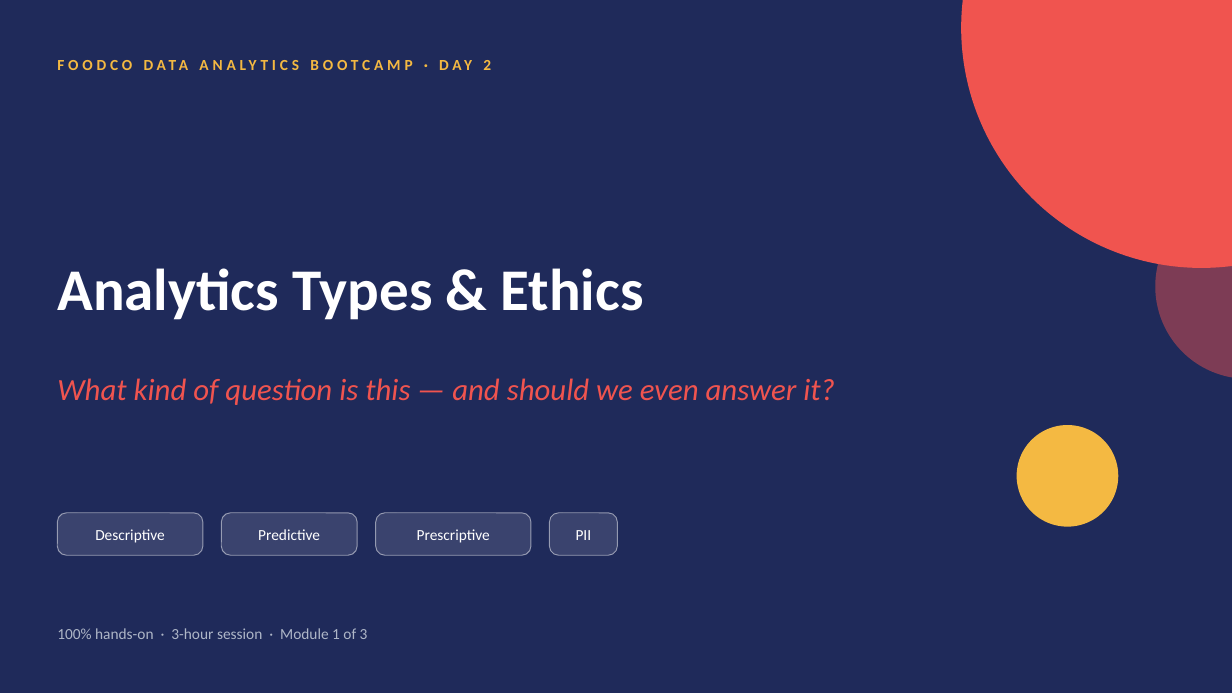
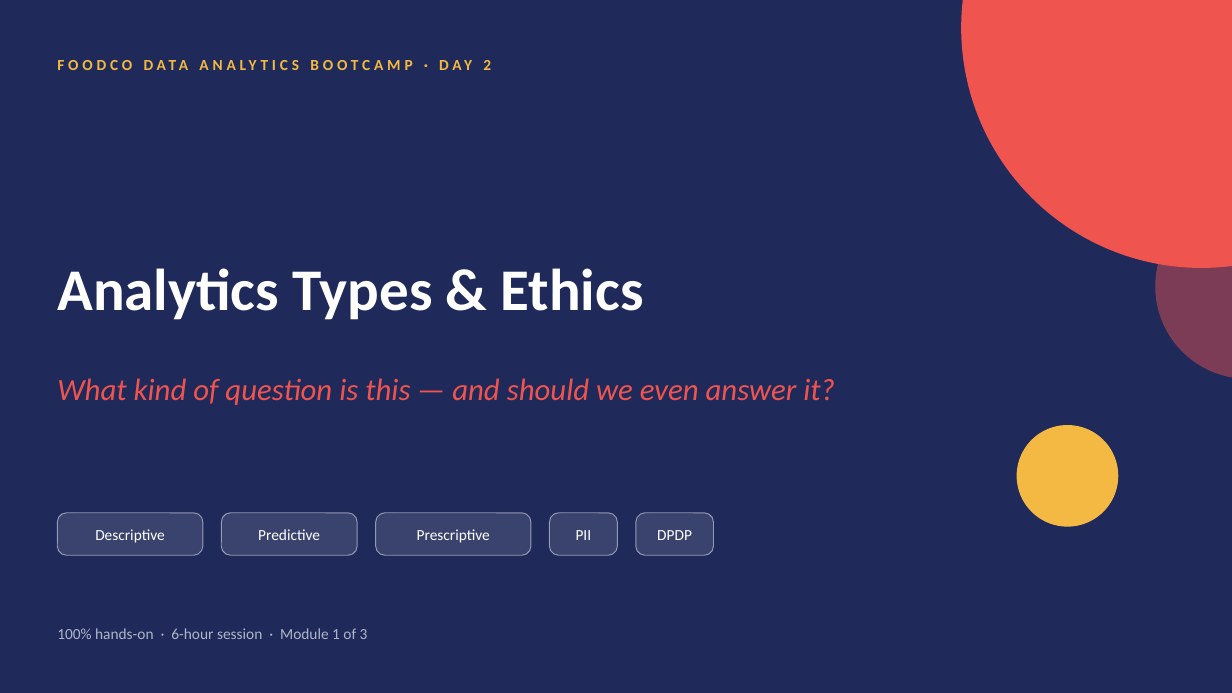
Before and after one commit to Abhinav1296/teaching, a slide deck: slide 1 of Day_02_Analytics_Types_and_Ethics/Day_02_deck.pptx. Drawn at 1232x693 pixels with LibreOffice and Linux fonts; fonts in the diff are those of the drawing. Boxes give left, top, right and bottom in pixels: in the first picture for what was removed or moved away, otherwise in the second. Text is boxed around its words. In the diff, an @@ line names an element or a change of style, - is before the commit and + after.

Commit message:
Day 2: deepen to 6-hour single-batch (15 Qs, masking lab, DPDP, ethics desk)

```diff
--- a/Day_02_Analytics_Types_and_Ethics/Day_02_deck.pptx
+++ b/Day_02_Analytics_Types_and_Ethics/Day_02_deck.pptx
@@ rounded rectangle added at (636, 513, 714, 555), fill #FFFFFF at 12% opacity, outline #FFFFFF 0.75 pt, 12 pt, text #FFFFFF @@
+DPDP
@@ text at (57, 628, 368, 639): text changed @@
-100% hands-on · 3-hour session · Module 1 of 3
+100% hands-on · 6-hour session · Module 1 of 3
```
Also in this commit, not shown: 6 other slides changed, 3 slides added, 2 slides removed, 3 other files.
